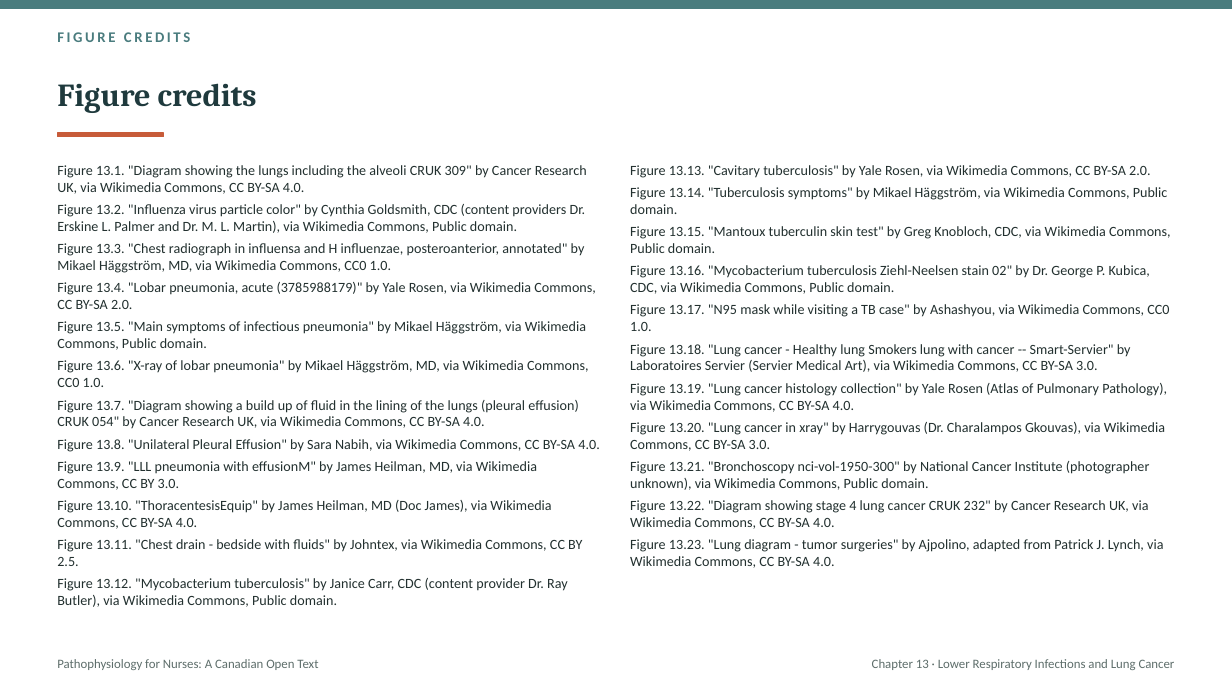
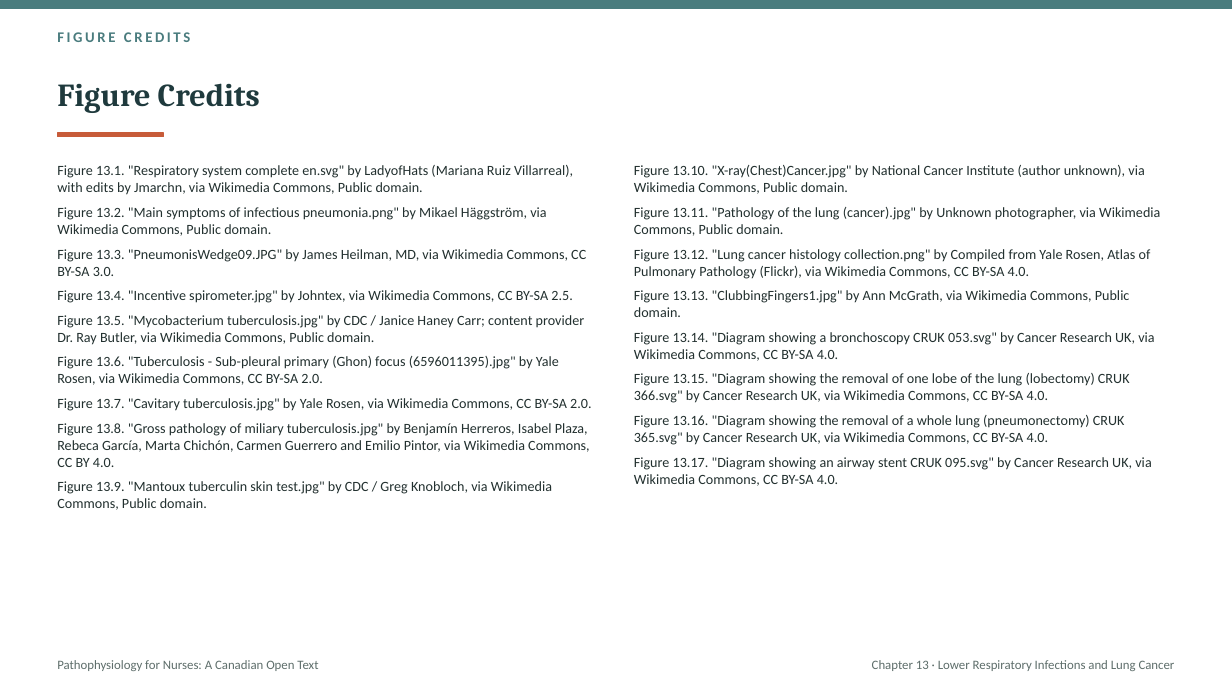
Before and after one commit to andrewleenl/opensourcenursing, a slide deck: slide 50 of Ch13_Lower_Respiratory_Infections_and_Lung_Cancer_Lecture_Presentation.pptx (slide 77 before the commit). Drawn at 1232x693 pixels with LibreOffice and Linux fonts; fonts in the diff are those of the drawing. Boxes give left, top, right and bottom in pixels: in the first picture for what was removed or moved away, otherwise in the second. Text is boxed around its words. In the diff, an @@ line names an element or a change of style, - is before the commit and + after.

```diff
--- a/Ch13_Lower_Respiratory_Infections_and_Lung_Cancer_Lecture_Presentation.pptx
+++ b/Ch13_Lower_Respiratory_Infections_and_Lung_Cancer_Lecture_Presentation.pptx
@@ title at (x1=57, y1=83, x2=260, y2=113): text changed @@
-Figure credits
+Figure Credits
@@ text at (x1=57, y1=165, x2=591, y2=510): text changed @@
-Figure 13.1. "Diagram showing the lungs including the alveoli CRUK 309" by Cancer Research UK, via Wikimedia Commons, CC BY-SA 4.0.
-Figure 13.2. "Influenza virus particle color" by Cynthia Goldsmith, CDC (content providers Dr. Erskine L. Palmer and Dr. M. L. Martin), via Wikimedia Commons, Public domain.
-Figure 13.3. "Chest radiograph in influensa and H influenzae, posteroanterior, annotated" by Mikael Häggström, MD, via Wikimedia Commons, CC0 1.0.
-Figure 13.4. "Lobar pneumonia, acute (3785988179)" by Yale Rosen, via Wikimedia Commons, CC BY-SA 2.0.
-Figure 13.5. "Main symptoms of infectious pneumonia" by Mikael Häggström, via Wikimedia Commons, Public domain.
-Figure 13.6. "X-ray of lobar pneumonia" by Mikael Häggström, MD, via Wikimedia Commons, CC0 1.0.
-Figure 13.7. "Diagram showing a build up of fluid in the lining of the lungs (pleural effusion) CRUK 054" by Cancer Research UK, via Wikimedia Commons, CC BY-SA 4.0.
-Figure 13.8. "Unilateral Pleural Effusion" by Sara Nabih, via Wikimedia Commons, CC BY-SA 4.0.
-Figure 13.9. "LLL pneumonia with effusionM" by James Heilman, MD, via Wikimedia Commons, CC BY 3.0.
-Figure 13.10. "ThoracentesisEquip" by James Heilman, MD (Doc James), via Wikimedia Commons, CC BY-SA 4.0.
-Figure 13.11. "Chest drain - bedside with fluids" by Johntex, via Wikimedia Commons, CC BY 2.5.
-Figure 13.12. "Mycobacterium tuberculosis" by Janice Carr, CDC (content provider Dr. Ray Butler), via Wikimedia Commons, Public domain.
+Figure 13.1. "Respiratory system complete en.svg" by LadyofHats (Mariana Ruiz Villarreal), with edits by Jmarchn, via Wikimedia Commons, Public domain.
+Figure 13.2. "Main symptoms of infectious pneumonia.png" by Mikael Häggström, via Wikimedia Commons, Public domain.
+Figure 13.3. "PneumonisWedge09.JPG" by James Heilman, MD, via Wikimedia Commons, CC BY-SA 3.0.
+Figure 13.4. "Incentive spirometer.jpg" by Johntex, via Wikimedia Commons, CC BY-SA 2.5.
+Figure 13.5. "Mycobacterium tuberculosis.jpg" by CDC / Janice Haney Carr; content provider Dr. Ray Butler, via Wikimedia Commons, Public domain.
+Figure 13.6. "Tuberculosis - Sub-pleural primary (Ghon) focus (6596011395).jpg" by Yale Rosen, via Wikimedia Commons, CC BY-SA 2.0.
+Figure 13.7. "Cavitary tuberculosis.jpg" by Yale Rosen, via Wikimedia Commons, CC BY-SA 2.0.
+Figure 13.8. "Gross pathology of miliary tuberculosis.jpg" by Benjamín Herreros, Isabel Plaza, Rebeca García, Marta Chichón, Carmen Guerrero and Emilio Pintor, via Wikimedia Commons, CC BY 4.0.
+Figure 13.9. "Mantoux tuberculin skin test.jpg" by CDC / Greg Knobloch, via Wikimedia Commons, Public domain.
@@ text at (x1=634, y1=165, x2=1160, y2=486): text changed @@
-Figure 13.13. "Cavitary tuberculosis" by Yale Rosen, via Wikimedia Commons, CC BY-SA 2.0.
-Figure 13.14. "Tuberculosis symptoms" by Mikael Häggström, via Wikimedia Commons, Public domain.
-Figure 13.15. "Mantoux tuberculin skin test" by Greg Knobloch, CDC, via Wikimedia Commons, Public domain.
-Figure 13.16. "Mycobacterium tuberculosis Ziehl-Neelsen stain 02" by Dr. George P. Kubica, CDC, via Wikimedia Commons, Public domain.
-Figure 13.17. "N95 mask while visiting a TB case" by Ashashyou, via Wikimedia Commons, CC0 1.0.
-Figure 13.18. "Lung cancer - Healthy lung Smokers lung with cancer -- Smart-Servier" by Laboratoires Servier (Servier Medical Art), via Wikimedia Commons, CC BY-SA 3.0.
-Figure 13.19. "Lung cancer histology collection" by Yale Rosen (Atlas of Pulmonary Pathology), via Wikimedia Commons, CC BY-SA 4.0.
-Figure 13.20. "Lung cancer in xray" by Harrygouvas (Dr. Charalampos Gkouvas), via Wikimedia Commons, CC BY-SA 3.0.
-Figure 13.21. "Bronchoscopy nci-vol-1950-300" by National Cancer Institute (photographer unknown), via Wikimedia Commons, Public domain.
-Figure 13.22. "Diagram showing stage 4 lung cancer CRUK 232" by Cancer Research UK, via Wikimedia Commons, CC BY-SA 4.0.
-Figure 13.23. "Lung diagram - tumor surgeries" by Ajpolino, adapted from Patrick J. Lynch, via Wikimedia Commons, CC BY-SA 4.0.
+Figure 13.10. "X-ray(Chest)Cancer.jpg" by National Cancer Institute (author unknown), via Wikimedia Commons, Public domain.
+Figure 13.11. "Pathology of the lung (cancer).jpg" by Unknown photographer, via Wikimedia Commons, Public domain.
+Figure 13.12. "Lung cancer histology collection.png" by Compiled from Yale Rosen, Atlas of Pulmonary Pathology (Flickr), via Wikimedia Commons, CC BY-SA 4.0.
+Figure 13.13. "ClubbingFingers1.jpg" by Ann McGrath, via Wikimedia Commons, Public domain.
+Figure 13.14. "Diagram showing a bronchoscopy CRUK 053.svg" by Cancer Research UK, via Wikimedia Commons, CC BY-SA 4.0.
+Figure 13.15. "Diagram showing the removal of one lobe of the lung (lobectomy) CRUK 366.svg" by Cancer Research UK, via Wikimedia Commons, CC BY-SA 4.0.
+Figure 13.16. "Diagram showing the removal of a whole lung (pneumonectomy) CRUK 365.svg" by Cancer Research UK, via Wikimedia Commons, CC BY-SA 4.0.
+Figure 13.17. "Diagram showing an airway stent CRUK 095.svg" by Cancer Research UK, via Wikimedia Commons, CC BY-SA 4.0.
```
Also in this commit, not shown: 4 other slides changed, 45 slides added, 72 slides removed, 7 other files.
